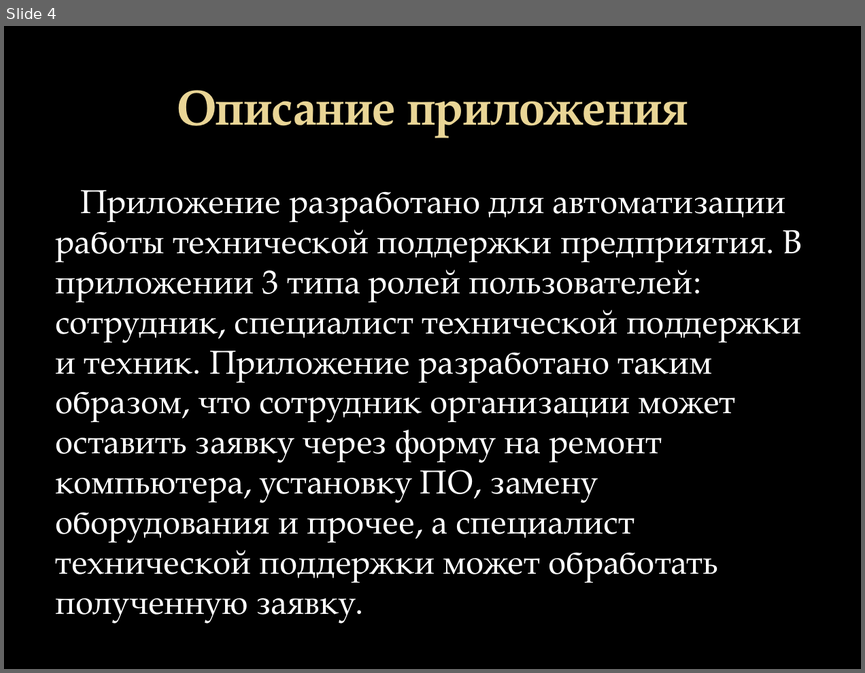
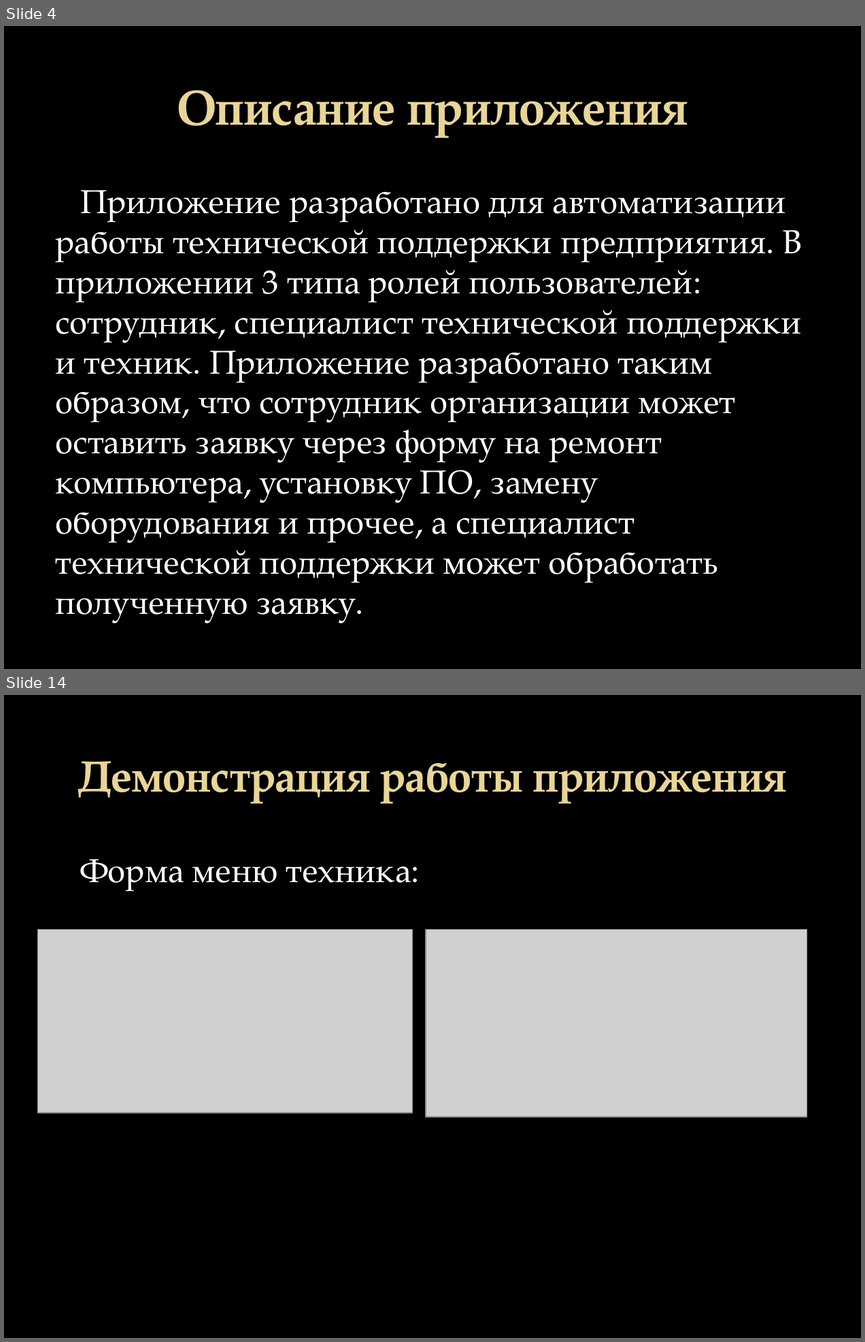
Before and after one commit to Krak12/Abilympics3.0, a slide deck: Abilympics3.0.pptx. Shown one above the other, each under a label of ours: slide 4 before the commit, slides 4 and 14 after it; the slides between them are not shown. The pictures are 865x673 and 865x1342 pixels, drawn with LibreOffice and Linux fonts; fonts in the diff are those of the drawing; grey boxes stand for pictures; background and template pictures are left out. Boxes give left, top, right and bottom in pixels: in the first picture for what was removed or moved away, otherwise in the second. Text is boxed around its words. In the diff, an @@ line names an element or a change of style, - is before the commit and + after.

```diff
--- a/Abilympics3.0.pptx
+++ b/Abilympics3.0.pptx
@@ slide 14 added at box(4, 695, 861, 1338), background picture (left out) @@
@@ title added at box(78, 761, 786, 803), 36.9 pt, text gradient #EAD696 to #E7D081, bold @@
+Демонстрация работы приложения
@@ text added at box(80, 859, 411, 890), 28 pt, text #FFFFFF @@
+Форма меню техника:
@@ picture added at box(37, 929, 413, 1113) @@
@@ picture added at box(426, 929, 807, 1117) @@
```
Also in this commit, not shown: 12 other slides added, 13 slides removed, 5 other files.
